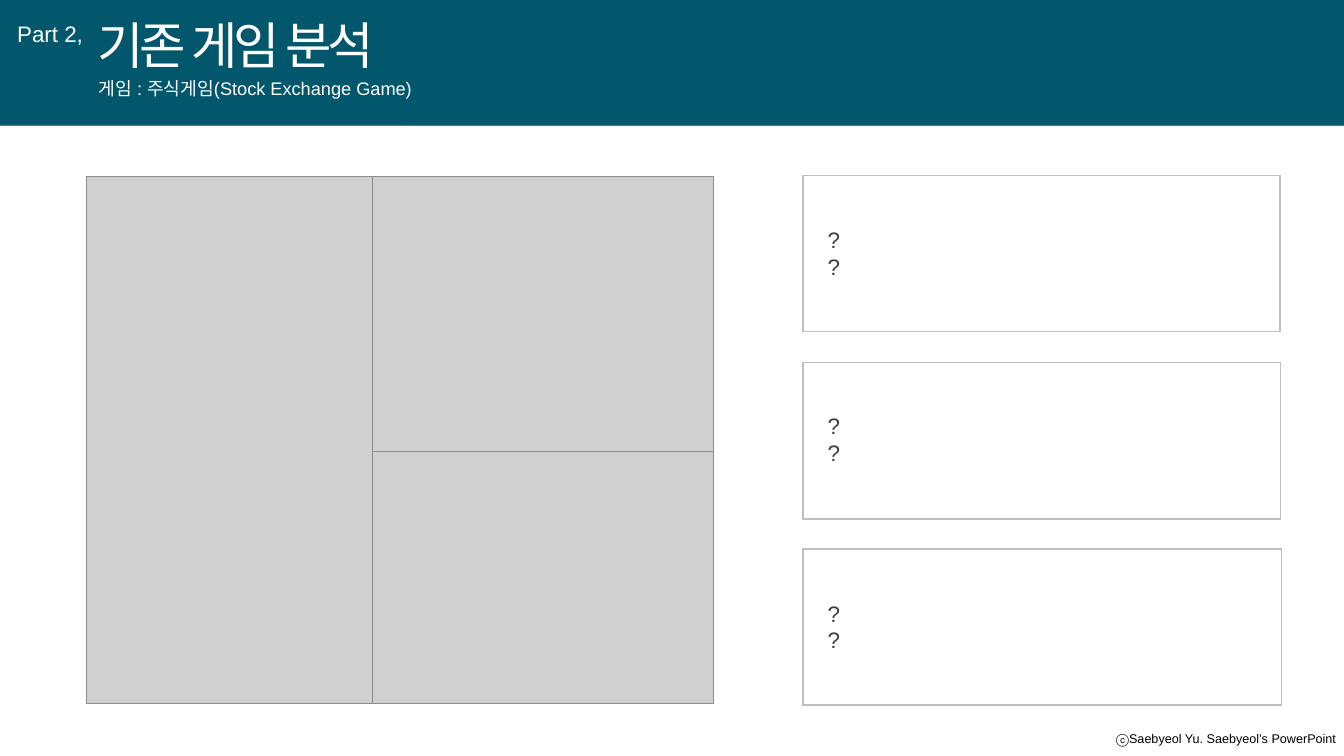
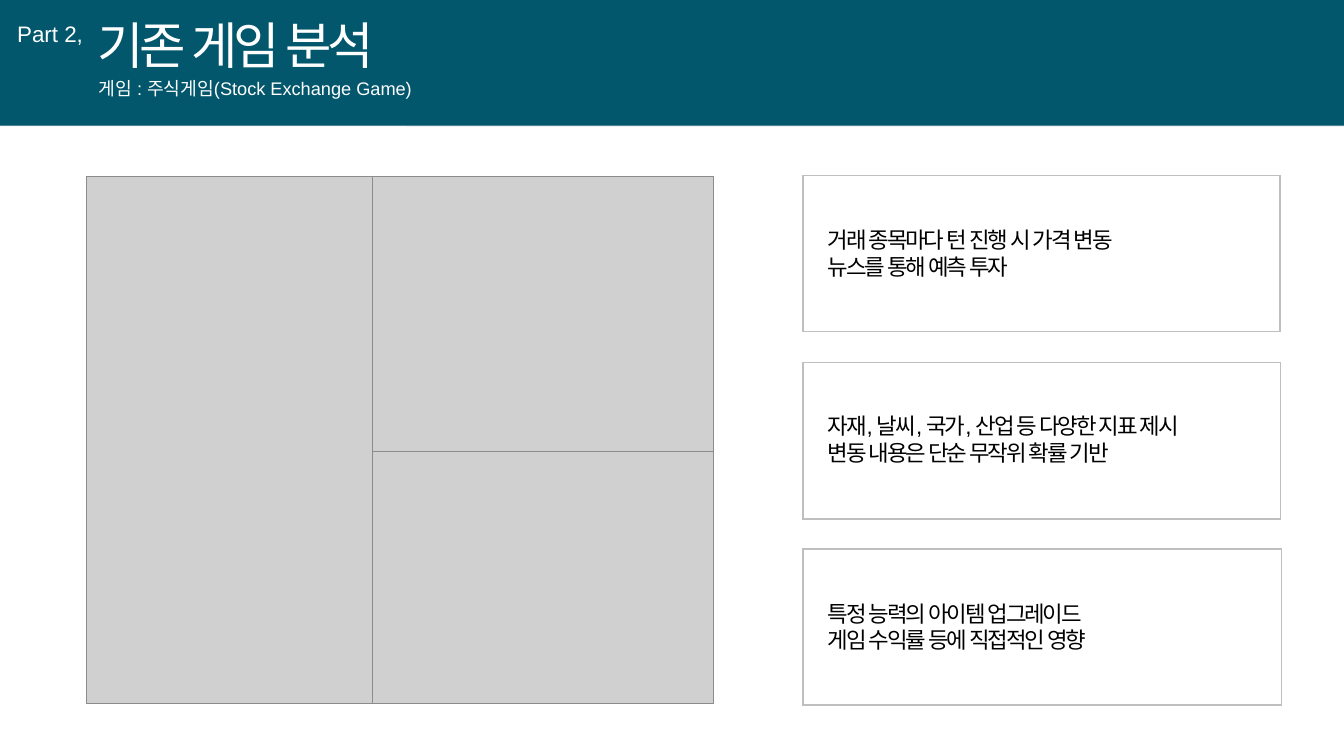
Before and after one commit to SKYooon1/Project2002, a slide deck: slide 11 of Present.odp (slide 16 before the commit). Drawn at 1344x756 pixels with LibreOffice and Linux fonts; fonts in the diff are those of the drawing; grey boxes stand for pictures. Boxes give left, top, right and bottom in pixels: in the first picture for what was removed or moved away, otherwise in the second. Text is boxed around its words. In the diff, an @@ line names an element or a change of style, - is before the commit and + after.

```diff
--- a/Present.odp
+++ b/Present.odp
@@ text removed at (x1=818, y1=222, x2=1260, y2=286) @@
-?
-?
@@ text added at (x1=828, y1=229, x2=1113, y2=277), 16 pt, text #000000 @@
+거래 종목마다 턴 진행 시 가격 변동
+뉴스를 통해 예측 투자
@@ text removed at (x1=818, y1=407, x2=1260, y2=472) @@
-?
-?
@@ text added at (x1=828, y1=415, x2=1179, y2=463), 16 pt, text #000000 @@
+자재, 날씨, 국가, 산업 등 다양한 지표 제시
+변동 내용은 단순 무작위 확률 기반
@@ text removed at (x1=818, y1=595, x2=1260, y2=659) @@
-?
-?
@@ text added at (x1=828, y1=603, x2=1086, y2=650), 16 pt, text #000000 @@
+특정 능력의 아이템 업그레이드
+게임 수익률 등에 직접적인 영향
@@ text removed at (x1=1185, y1=734, x2=1336, y2=746) @@
-ⓒSaebyeol Yu. Saebyeol’s PowerPoint
```
Also in this commit, not shown: 9 other slides changed, 5 slides added, 8 slides removed.
